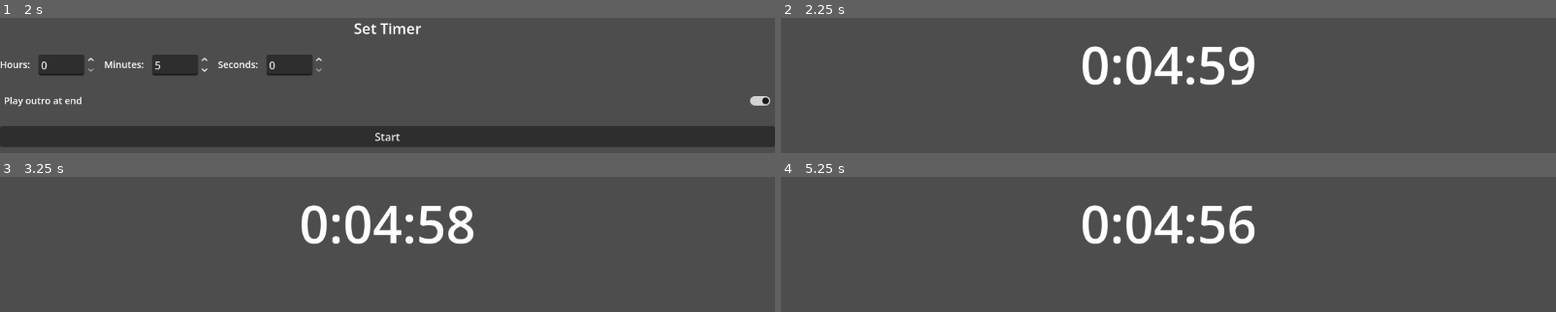
Above: before the commit, frames 1-4 (two rows, left to right).
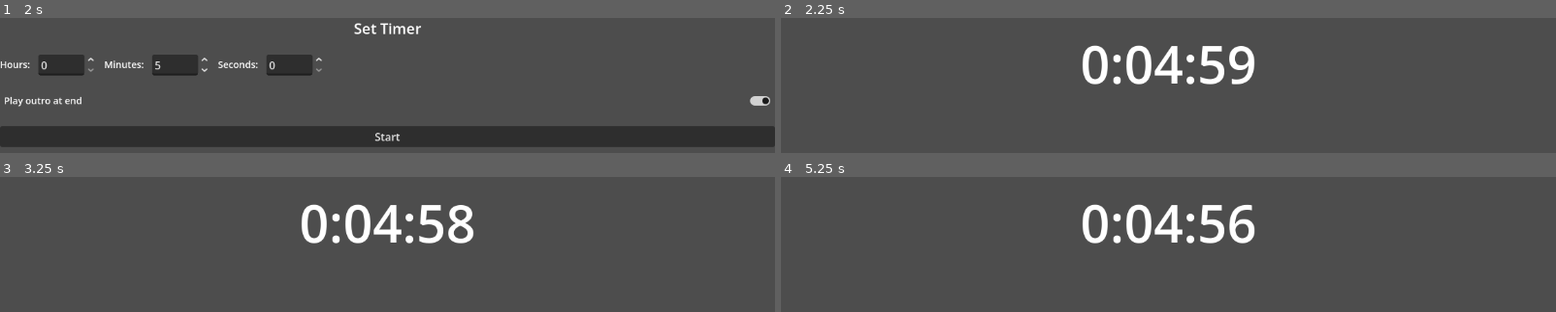
Above: after the commit, the same moments.

Repository: GiaZozula/timer-app
Game: Godot game, scene res://scenes/main.tscn
The game is run twice, just before and just after one commit, with the same random seed, the same clock (stepped at 60 frames per second) and the same inputs.
Inputs (mouse positions are in pixels of both pictures, inside the frame that each line leads up to):
- Up to frame 1 (2 s): click "Play outro at end" at 0.5 s; click "Play outro at end" at 1.25 s
- Up to frame 2 (2.25 s): click "Start" at 2 s
- Up to frame 3 (3.25 s): tap Enter at 2.75 s; move the mouse to (outside the picture) at 2.77 s; click (outside the picture) at 2.92 s
- Up to frame 4 (5.25 s): tap Space at 3.5 s; move the mouse to (outside the picture) at 3.52 s; click (outside the picture) at 3.67 s; move the mouse to (1246, 298) at 4.27 s; click (1246, 298) at 4.42 s; tap Enter at 5 s; move the mouse to (outside the picture) at 5.02 s; click (outside the picture) at 5.17 s

Frame 1 is identical in both runs. In frame 2, 0.8% of the frame differs, in the area x 38-62%, y 20-50%; in frame 3, 0.8%; in frame 4, 0.8%.

Commit message:
add animation nesting so it appears within UI

Diff:
--- a/Godot/timer-app/scenes/main.tscn
+++ b/Godot/timer-app/scenes/main.tscn
@@ -2,7 +2,6 @@
 
 [ext_resource type="Script" uid="uid://bnwpysmdnjtis" path="res://scripts/core/main.gd" id="1_jyhfs"]
 [ext_resource type="Script" uid="uid://c4dfx7vyx64je" path="res://scripts/core/TimerController.gd" id="1_o5qli"]
-[ext_resource type="PackedScene" uid="uid://c2rig1h3try4q" path="res://scenes/animation/CatScene.tscn" id="3_o6xl0"]
 [ext_resource type="Script" uid="uid://bx5vf5qqgnswn" path="res://scripts/core/ThemeController.gd" id="3_tipki"]
 [ext_resource type="PackedScene" uid="uid://c0safe4re4root" path="res://scenes/ui/SafeAreaRoot.tscn" id="4_safe"]
 [ext_resource type="PackedScene" uid="uid://d01jwr4g2s6vx" path="res://scenes/ui/SetupScreen.tscn" id="5_setup"]
@@ -20,10 +19,6 @@
 
 [node name="AudioController" type="Node" parent="." unique_id=459119741]
 
-[node name="AnimationRoot" type="Node2D" parent="." unique_id=1294285176]
-
-[node name="CatScene" parent="AnimationRoot" unique_id=1754846696 instance=ExtResource("3_o6xl0")]
-
 [node name="UI" type="CanvasLayer" parent="." unique_id=1223684271]
 
 [node name="SafeAreaRoot" parent="UI" unique_id=1223684272 instance=ExtResource("4_safe")]
--- a/Godot/timer-app/scenes/ui/RunScreen.tscn
+++ b/Godot/timer-app/scenes/ui/RunScreen.tscn
@@ -1,6 +1,7 @@
 [gd_scene format=3 uid="uid://f0f7ynvy8vt2"]
 
 [ext_resource type="Script" path="res://scripts/ui/RunScreen.gd" id="1_run"]
+[ext_resource type="PackedScene" uid="uid://c2rig1h3try4q" path="res://scenes/animation/CatScene.tscn" id="2_cat"]
 
 [node name="RunScreen" type="Control"]
 layout_mode = 3
@@ -45,7 +46,12 @@
 horizontal_alignment = 1
 vertical_alignment = 1
 
-[node name="AnimationArea" type="Control" parent="VBoxContainer"]
+[node name="AnimationArea" type="SubViewportContainer" parent="VBoxContainer"]
 layout_mode = 2
 size_flags_vertical = 3
 mouse_filter = 2
+
+[node name="SubViewport" type="SubViewport" parent="VBoxContainer/AnimationArea"]
+handle_input_locally = false
+
+[node name="CatScene" parent="VBoxContainer/AnimationArea/SubViewport" instance=ExtResource("2_cat")]
--- a/Godot/timer-app/scripts/core/main.gd
+++ b/Godot/timer-app/scripts/core/main.gd
@@ -5,7 +5,7 @@
 @onready var run_screen = $UI/SafeAreaRoot/RunScreen
 @onready var setup_screen = $UI/SafeAreaRoot/SetupScreen
 @onready var debug_menu = $UI/DebugMenu
-@onready var animation_controller = $AnimationRoot/CatScene/AnimationController
+@onready var animation_controller = $UI/SafeAreaRoot/RunScreen/VBoxContainer/AnimationArea/SubViewport/CatScene/AnimationController
 
 
 func _ready():
@@ -32,6 +32,7 @@
 	setup_screen.visible = false
 	run_screen.visible = true
 
+	animation_controller.play_idle()
 	timer_controller.start_timer(
 		duration_seconds,
 		theme_controller.get_event_interval_min(),
